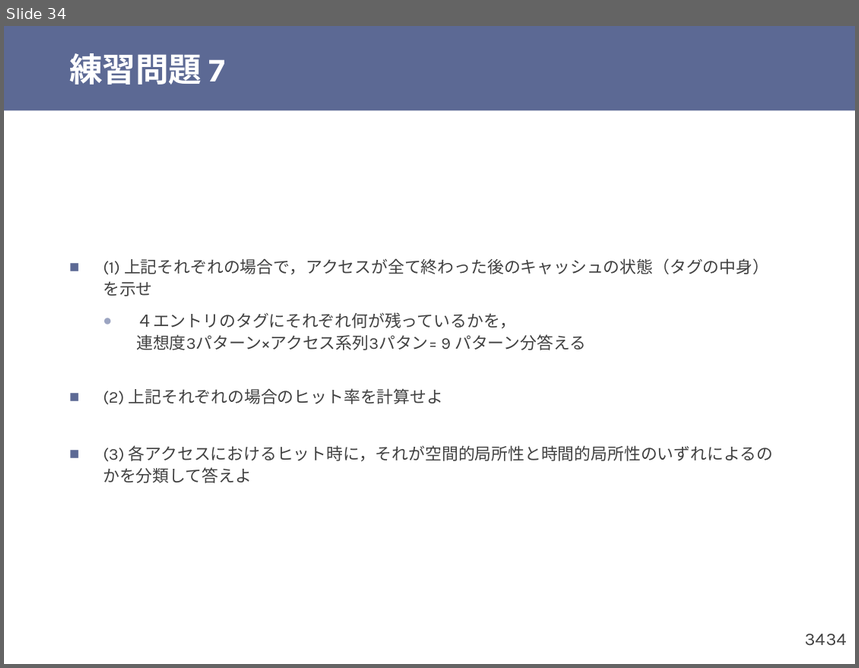
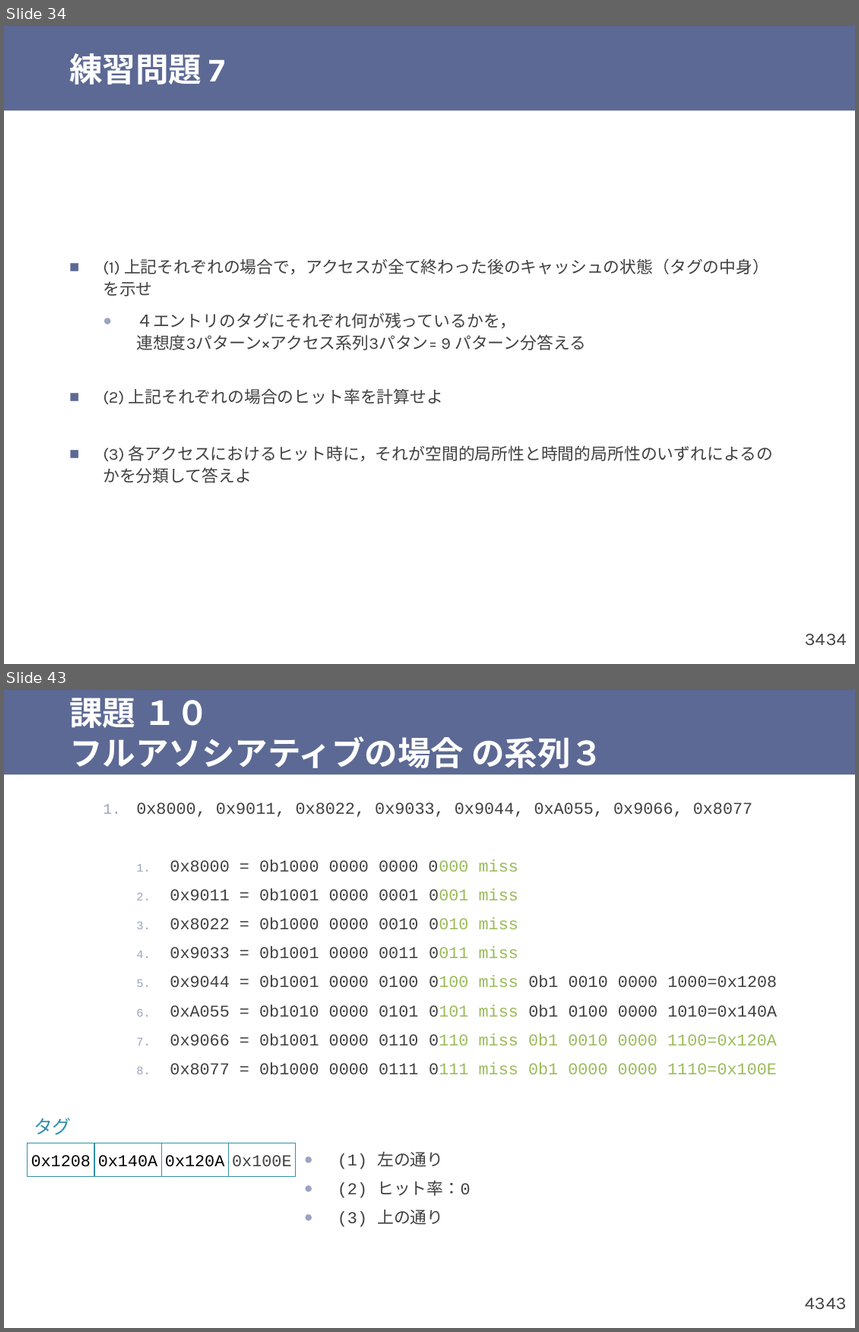
Before and after one commit to shioyadan/otya-computer-architecture-i, a slide deck: cai-shioya-exercises.pptx. Shown one above the other, each under a label of ours: slide 34 before the commit, slides 34 and 43 after it; the slides between them are not shown. The pictures are 859x668 and 859x1332 pixels, drawn with LibreOffice and Linux fonts; fonts in the diff are those of the drawing. Boxes give left, top, right and bottom in pixels: in the first picture for what was removed or moved away, otherwise in the second. Text is boxed around its words. In the diff, an @@ line names an element or a change of style, - is before the commit and + after.

```diff
--- a/cai-shioya-exercises.pptx
+++ b/cai-shioya-exercises.pptx
@@ slide 43 added at (x1=4, y1=690, x2=855, y2=1328), background #FFFFFF; not listed: 2 template elements that a slide beside it also shows @@
@@ title added at (x1=69, y1=698, x2=604, y2=768), 28 pt, text #FFFFFF, bold @@
+課題 １０
+フルアソシアティブの場合 の系列３
@@ text added at (x1=136, y1=802, x2=777, y2=1075), 14 pt, text #404040 @@
+  1. 0x8000, 0x9011, 0x8022, 0x9033, 0x9044, 0xA055, 0x9066, 0x8077
+    1. 0x8000 = 0b1000 0000 0000 0000 miss
+    2. 0x9011 = 0b1001 0000 0001 0001 miss
+    3. 0x8022 = 0b1000 0000 0010 0010 miss
+    4. 0x9033 = 0b1001 0000 0011 0011 miss
+    5. 0x9044 = 0b1001 0000 0100 0100 miss 0b1 0010 0000 1000=0x1208
+    6. 0xA055 = 0b1010 0000 0101 0101 miss 0b1 0100 0000 1010=0x140A
+    7. 0x9066 = 0b1001 0000 0110 0110 miss 0b1 0010 0000 1100=0x120A
+    8. 0x8077 = 0b1000 0000 0111 0111 miss 0b1 0000 0000 1110=0x100E
@@ text added at (x1=34, y1=1118, x2=72, y2=1135), 16 pt, text #328FAC @@
+タグ
@@ rectangle added at (x1=28, y1=1143, x2=95, y2=1176), outline #328FAC 0.75 pt, 14 pt, text #000000 @@
+0x1208
@@ rectangle added at (x1=94, y1=1143, x2=161, y2=1176), outline #328FAC 0.75 pt, 14 pt, text #000000 @@
+0x140A
@@ rectangle added at (x1=161, y1=1143, x2=229, y2=1176), outline #328FAC 0.75 pt, 14 pt, text #000000 @@
+0x120A
@@ rectangle added at (x1=229, y1=1143, x2=296, y2=1176), outline #328FAC 0.75 pt, 14 pt, text #404040 @@
+0x100E
@@ text added at (x1=338, y1=1151, x2=470, y2=1227), 14 pt, text #404040 @@
+  ● (1) 左の通り
+  ● (2) ヒット率：0
+  ● (3) 上の通り
@@ page number added at (x1=805, y1=1298, x2=826, y2=1310), 15 pt, text #404040 @@
+43
```
Also in this commit, not shown: 1 slide changed, 8 other slides added, 2 other files.
